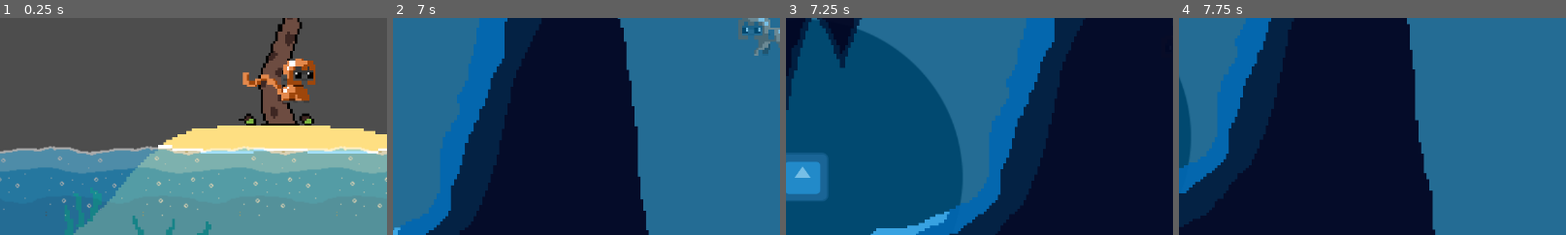
Above: before the commit, frames 1-4 (left to right).
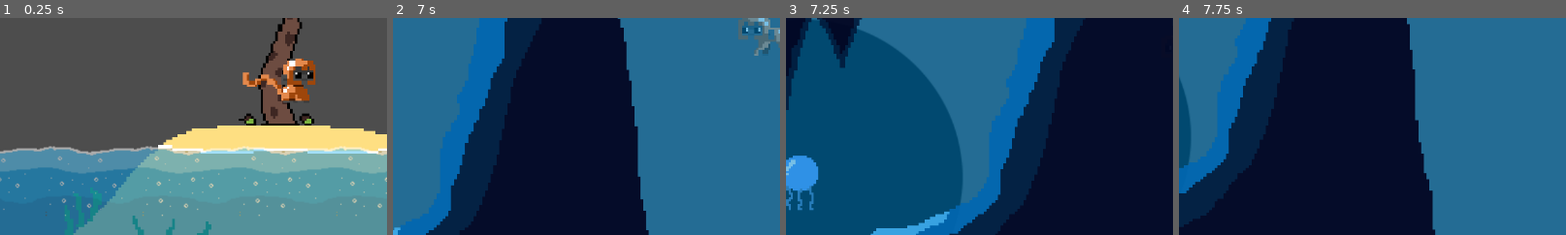
Above: after the commit, the same moments.

Repository: CYPUT3R/OceanSurvivorGame
Game: Godot game, scene res://Scenes/main_game.tscn
The game is run twice, just before and just after one commit, with the same random seed, the same clock (stepped at 60 frames per second) and the same inputs. The engine's default icon, where the game draws it, is replaced by a stand-in: a white triangle on a blue panel in a dark square.
Inputs:
- Up to frame 1 (0.25 s): no input
- Up to frame 2 (7 s): tap Enter (ui_accept) at 0.5, 0.77, 1.52, 3.02, 3.77, 4.52, 6.02, 6.77 s; hold Right (ui_right) 0.53-2.03 s; hold Left (ui_left) 2.03-2.78 s; hold Right (ui_right) 2.78-4.28 s; hold Left (ui_left) 4.28-5.03 s; hold Right (ui_right) 5.03-5.78 s; hold Left (ui_left) from 5.78 s (still down)
- Up to frame 3 (7.25 s): keep holding Left (ui_left)
- Up to frame 4 (7.75 s): release Left (ui_left) at 7.28 s; hold Right (ui_right) from 7.28 s (still down); tap Enter (ui_accept) at 7.52 s
The pictures show only the part of the screen within x 0-50%, y 50-100%; the shares and areas given below are measured in that part.

Frames 1-2 are identical in both runs. In frame 3, 2.2% of the frame differs, in the area x 0-11%, y 62-89%; in frame 4, nothing differs.

Commit message:
Merge https://github.com/CY-F1/OceanSurvivorGame
# Conflicts:
#	Scenes/jellyfish.gd
#	Scenes/jellyfish.tscn

Signed-off-by: cyrus bhimji <cyrusbhimji@students.berkeley.net>

Diff:
--- a/Scenes/jellyfish.tscn
+++ b/Scenes/jellyfish.tscn
@@ -1,9 +1,9 @@
 [gd_scene load_steps=8 format=3 uid="uid://bquentrbl7i6e"]
 
-[ext_resource type="Texture2D" uid="uid://de67ojyetjitr" path="res://Art/icon.svg" id="1_6u1ce"]
 [ext_resource type="Script" path="res://Scripts/electro.gd" id="1_hji74"]
 [ext_resource type="Script" path="res://Scenes/jellyfish.gd" id="1_s0vde"]
 [ext_resource type="Texture2D" uid="uid://cjgehfs8yq1ce" path="res://Art/cool-circle-designs-png-1.png" id="2_y4lw6"]
+[ext_resource type="Texture2D" uid="uid://cxljn22pdlrtc" path="res://Art/jellfish.png" id="4_65e1f"]
 
 [sub_resource type="CircleShape2D" id="CircleShape2D_3wwtf"]
 radius = 154.003
@@ -39,9 +39,10 @@
 one_shot = true
 
 [node name="Icon" type="Sprite2D" parent="."]
-position = Vector2(32, 32)
-scale = Vector2(0.4, 0.378)
-texture = ExtResource("1_6u1ce")
+texture_filter = 1
+position = Vector2(34, 52)
+scale = Vector2(2.3, 2.174)
+texture = ExtResource("4_65e1f")
 
 [node name="CollisionShape2D" type="CollisionShape2D" parent="."]
 position = Vector2(29.5, 32)
@@ -54,6 +55,8 @@
 position = Vector2(34, 32)
 shape = SubResource("RectangleShape2D_k52bm")
 
+[connection signal="body_entered" from="." to="." method="_on_body_entered"]
+[connection signal="body_entered" from="Area2D" to="." method="_on_area_2d_body_entered"]
 [connection signal="body_entered" from="Area2D" to="Area2D" method="_on_body_entered"]
 [connection signal="timeout" from="Area2D/Timer" to="Area2D" method="_on_timer_timeout"]
 [connection signal="timeout" from="Area2D/Timer2" to="Area2D" method="_on_timer_2_timeout"]
--- a/Scenes/level.tscn
+++ b/Scenes/level.tscn
@@ -6,6 +6,8 @@
 [ext_resource type="Texture2D" uid="uid://dowqltwx32niq" path="res://Art/Sprite-0001.png" id="3_kqkw0"]
 [ext_resource type="Texture2D" uid="uid://de67ojyetjitr" path="res://Art/icon.svg" id="3_sdak1"]
 [ext_resource type="Texture2D" uid="uid://bh7qndn0w3sux" path="res://Art/game-drawing-pixilart (2).png" id="5_7l75s"]
+[ext_resource type="Texture2D" uid="uid://g3hlh8paf6os" path="res://Art/ground_tile.png" id="6_suja3"]
+[ext_resource type="PackedScene" uid="uid://1v32ccyg0yw1" path="res://rock.tscn" id="7_whu4k"]
 
 [sub_resource type="CanvasItemMaterial" id="CanvasItemMaterial_8s3k5"]
 
@@ -383,6 +385,20 @@
 2:2/0/physics_layer_1/angular_velocity = 0.0
 2:2/0/physics_layer_1/polygon_0/points = PackedVector2Array(-48, -40, 48, -40, 48, 40, -48, 40)
 
+[sub_resource type="TileSetAtlasSource" id="TileSetAtlasSource_mkg4l"]
+texture = ExtResource("6_suja3")
+texture_region_size = Vector2i(65, 18)
+0:0/0 = 0
+0:0/0/physics_layer_0/linear_velocity = Vector2(0, 0)
+0:0/0/physics_layer_0/angular_velocity = 0.0
+0:0/0/physics_layer_1/linear_velocity = Vector2(0, 0)
+0:0/0/physics_layer_1/angular_velocity = 0.0
+0:1/0 = 0
+0:1/0/physics_layer_0/linear_velocity = Vector2(0, 0)
+0:1/0/physics_layer_0/angular_velocity = 0.0
+0:1/0/physics_layer_1/linear_velocity = Vector2(0, 0)
+0:1/0/physics_layer_1/angular_velocity = 0.0
+
 [sub_resource type="TileSet" id="TileSet_5bc4t"]
 tile_size = Vector2i(96, 80)
 physics_layer_0/collision_layer = 4
@@ -391,6 +407,7 @@
 sources/0 = SubResource("TileSetAtlasSource_udmo4")
 sources/1 = SubResource("TileSetAtlasSource_ivvjq")
 sources/2 = SubResource("TileSetAtlasSource_xhqd8")
+sources/3 = SubResource("TileSetAtlasSource_mkg4l")
 
 [node name="Level" type="Node2D"]
 
@@ -438,3 +455,6 @@
 [node name="Cave" parent="." instance=ExtResource("1_kly7e")]
 modulate = Color(1, 1, 1, 0.909804)
 position = Vector2(1744, 1032)
+
+[node name="RigidBody2D" parent="." instance=ExtResource("7_whu4k")]
+position = Vector2(1736, 1744)
--- a/cave.tscn
+++ b/cave.tscn
@@ -1,6 +1,7 @@
-[gd_scene load_steps=2 format=3 uid="uid://cyk1oftp1msw8"]
+[gd_scene load_steps=3 format=3 uid="uid://cyk1oftp1msw8"]
 
 [ext_resource type="Texture2D" uid="uid://c3762n4g8wi7i" path="res://Art/cave.png" id="1_ebrni"]
+[ext_resource type="Texture2D" uid="uid://xcb5c7ujho06" path="res://Art/cavebottom.png" id="2_3i0el"]
 
 [node name="Cave" type="Sprite2D"]
 texture_filter = 1
@@ -10,7 +11,17 @@
 [node name="StaticBody2D" type="StaticBody2D" parent="."]
 
 [node name="CollisionPolygon2D2" type="CollisionPolygon2D" parent="StaticBody2D"]
-polygon = PackedVector2Array(127.857, 225.714, 131.786, 250.357, 20.7143, 248.929, 65.7143, 229.286, 97.8571, 227.857)
+polygon = PackedVector2Array(127.857, 225.714, 131.786, 250.357, 26.7857, 248.929, 37.1429, 241.429, 65.7143, 229.286, 97.8571, 227.857)
 
 [node name="CollisionPolygon2D" type="CollisionPolygon2D" parent="StaticBody2D"]
 polygon = PackedVector2Array(122.857, 189.286, 72.1428, -151.071, -79.2857, -152.143, -204.643, 245, -23.5714, 248.929, …(704 unchanged characters)…
+
+[node name="Cavebottom" type="Sprite2D" parent="."]
+position = Vector2(-33.5714, 478.929)
+texture = ExtResource("2_3i0el")
+
+[node name="StaticBody2D" type="StaticBody2D" parent="Cavebottom"]
+
+[node name="CollisionPolygon2D" type="CollisionPolygon2D" parent="Cavebottom/StaticBody2D"]
+scale = Vector2(1, 1)
+polygon = PackedVector2Array(-174.286, -233.571, -168.571, -182.143, -191.071, -102.857, -196.071, -48.2143, -208.571, 51.4286, -223.571, 139.286, -264.286, 212.143, -395, 212.143, -396.071, 247.143, 399.286, 249.286, 393.929, 189.643, 316.786, 187.5, 287.857, 136.071, 254.643, 75, 230, 32.1429, 202.143, -66.4286, 195, -123.214, 171.071, -176.429, 165, -230.357, 61.0714, -230, 50.7143, -215.357, 46.0714, -215.714, 62.8571, -146.429, 5, -151.429, 19.6429, -215.714, 15.3571, -216.429, 9.28571, -228.929)
--- /dev/null
+++ b/rock.tscn
@@ -0,0 +1,18 @@
+[gd_scene load_steps=3 format=3 uid="uid://1v32ccyg0yw1"]
+
+[ext_resource type="Texture2D" uid="uid://kyswwijltsbt" path="res://Art/rock.png" id="1_byhlm"]
+
+[sub_resource type="CircleShape2D" id="CircleShape2D_s1s3j"]
+radius = 48.0104
+
+[node name="RigidBody2D" type="RigidBody2D"]
+
+[node name="Rock" type="Sprite2D" parent="."]
+texture_filter = 1
+position = Vector2(-2, 1)
+scale = Vector2(3, 3)
+texture = ExtResource("1_byhlm")
+
+[node name="CollisionShape2D" type="CollisionShape2D" parent="."]
+position = Vector2(6, -8)
+shape = SubResource("CircleShape2D_s1s3j")
Binary file added: Art/cavebottom.png
Not shown, added: Art/cavebottom.png.import
Binary file added: Art/ground_tile.ase
Binary file added: Art/ground_tile.png
Not shown, added: Art/ground_tile.png.import
Binary file added: Art/rock.png
Not shown, added: Art/rock.png.import
Not shown: 1 places in Scenes/level.tscn that only renumber resources
